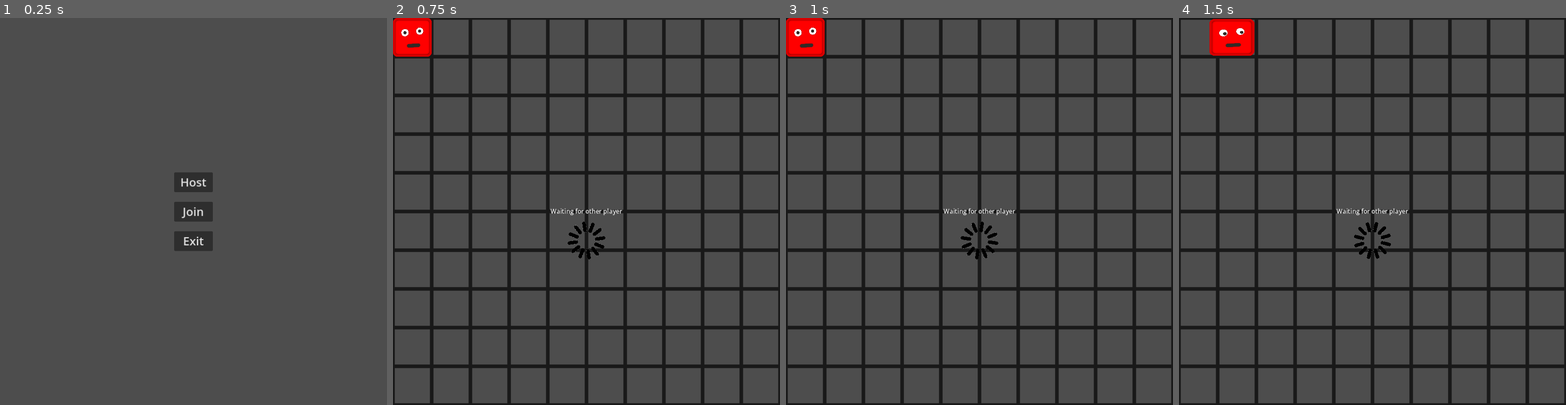
Above: before the commit, frames 1-4 (left to right).
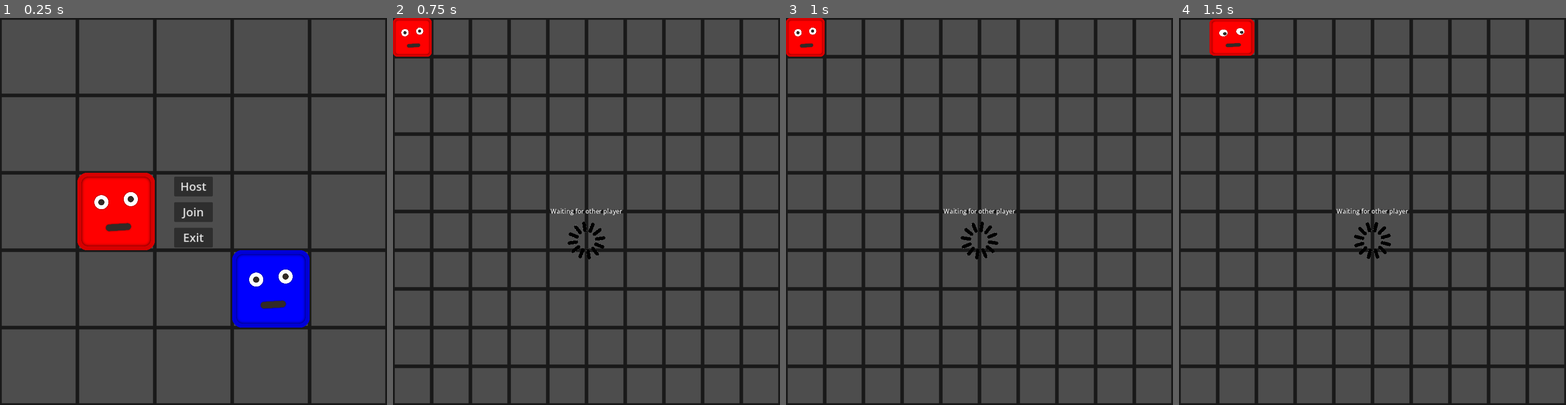
Above: after the commit, the same moments.

Repository: HephaistosForge/BlockyChaos
Game: Godot game, scene res://world/world.tscn
Same seed, same stepped clock (60 frames per second), same inputs: the game is played once before the commit and once after it.
Inputs (mouse positions are in pixels of both pictures, inside the frame that each line leads up to):
- Up to frame 1 (0.25 s): no input
- Up to frame 2 (0.75 s): click "Host" at 0.5 s
- Up to frame 3 (1 s): no input
- Up to frame 4 (1.5 s): move the mouse to (1457, 192) at 1.27 s; hold D (right) from 1.28 s (still down)

The runs differ from the first frame. In frame 1, 17% of the frame differs, in the area x 0-100%, y 0-100%; in frame 2, nothing differs; in frame 3, nothing differs; in frame 4, nothing differs.
Error after the commit: Invalid access to property or key 'tile' on a base object of type 'CharacterBody2D (menu_player.gd)'. (res://world/world.gd:111)

Commit message:
add main menu dummy players

Diff:
--- /dev/null
+++ b/entities/menu_player/menu_player.gd
@@ -0,0 +1,15 @@
+extends CharacterBody2D
+
+@export var color: Color = Color.RED
+
+func _ready():
+	$Body/BodySprite.self_modulate = color
+
+func _input(event):
+	if get_parent().is_visible() and event is InputEventMouseMotion and is_multiplayer_authority():
+		var lefteye = $Body/LeftEye.get_global_position()
+		var righteye = $Body/RightEye.get_global_position()
+		$Body/LeftEye/LeftEyePupil.set_global_position(lefteye + \
+			(event.position - Vector2(get_viewport().size.x / 2, get_viewport().size.y / 2) - lefteye).normalized() * 4)
+		$Body/RightEye/RightEyePupil.set_global_position(righteye + \
+			(event.position - Vector2(get_viewport().size.x / 2, get_viewport().size.y / 2) - righteye).normalized() * 4)
--- /dev/null
+++ b/entities/menu_player/menu_player.tscn
@@ -0,0 +1,38 @@
+[gd_scene load_steps=6 format=3 uid="uid://2qhapug04qh1"]
+
+[ext_resource type="Script" path="res://entities/menu_player/menu_player.gd" id="1_abag0"]
+[ext_resource type="Texture2D" uid="uid://ciqvshb2x1uxb" path="res://entities/player/sprites/Body.png" id="2_b6dwo"]
+[ext_resource type="Texture2D" uid="uid://vg24kd6ys30m" path="res://entities/player/sprites/Mouth.png" id="3_yb024"]
+[ext_resource type="Texture2D" uid="uid://cvdjv7p31nht8" path="res://entities/player/sprites/EyeWhite.png" id="4_kmeeq"]
+[ext_resource type="Texture2D" uid="uid://bf1ov78ypuakn" path="res://entities/player/sprites/EyeBlack.png" id="5_jdqh1"]
+
+[node name="MenuPlayer" type="CharacterBody2D" groups=["player"]]
+collision_mask = 19
+script = ExtResource("1_abag0")
+
+[node name="Body" type="Node2D" parent="."]
+
+[node name="BodySprite" type="Sprite2D" parent="Body"]
+self_modulate = Color(1, 0, 0, 1)
+scale = Vector2(0.125, 0.125)
+texture = ExtResource("2_b6dwo")
+
+[node name="MouthSprite" type="Sprite2D" parent="Body"]
+scale = Vector2(0.125, 0.125)
+texture = ExtResource("3_yb024")
+
+[node name="LeftEye" type="Sprite2D" parent="Body"]
+position = Vector2(-38, -24)
+scale = Vector2(0.125, 0.125)
+texture = ExtResource("4_kmeeq")
+
+[node name="LeftEyePupil" type="Sprite2D" parent="Body/LeftEye"]
+texture = ExtResource("5_jdqh1")
+
+[node name="RightEye" type="Sprite2D" parent="Body"]
+position = Vector2(38, -32)
+scale = Vector2(0.125, 0.125)
+texture = ExtResource("4_kmeeq")
+
+[node name="RightEyePupil" type="Sprite2D" parent="Body/RightEye"]
+texture = ExtResource("5_jdqh1")
--- /dev/null
+++ b/world/menu_floor.gd
@@ -0,0 +1,24 @@
+extends Node2D
+
+var map_size = Vector2(5, 5)
+var box_size = 200
+@onready var line_width = get_parent().get_parent().line_width
+var font = ThemeDB.fallback_font
+
+func line(from, to):
+	draw_line(from, to, get_parent().get_parent().line_color, line_width, true)
+
+func _draw():
+	for y in map_size.y+1:
+		var from = Vector2(map_size.x * box_size / 2 + line_width / 2, (y - map_size.y / 2) * box_size)
+		line(from, from * Vector2(-1, 1))
+
+	for x in map_size.x+1:
+		var from = Vector2((x - map_size.x / 2) * box_size, map_size.y * box_size / 2)
+		line(from, from * Vector2(1, -1))
+
+	# Debug info
+	#for y in map_size.y:
+	#	for x in map_size.x:
+	#		var at = get_parent().tile_to_world_coord(Vector2(x, y))
+			# draw_string(font, at, "(%d, %d)" % [x, y])
--- a/world/multiplayer.gd
+++ b/world/multiplayer.gd
@@ -19,6 +19,7 @@
 func change_from_menu_to_game():
 	var parent = get_parent()
 	parent.get_node("Menu").visible = false
+	parent.get_node("MenuBackground").visible = false
 	parent.get_node("Waiting").visible = true
 	parent.get_node("Floor").visible = true
 
--- a/world/world.tscn
+++ b/world/world.tscn
@@ -1,9 +1,11 @@
-[gd_scene load_steps=14 format=3 uid="uid://c48wvhcpnqhb1"]
+[gd_scene load_steps=16 format=3 uid="uid://c48wvhcpnqhb1"]
 
 [ext_resource type="Script" path="res://world/world.gd" id="1_nu8f6"]
 [ext_resource type="Script" path="res://world/floor.gd" id="1_qsj2w"]
 [ext_resource type="Script" path="res://world/multiplayer.gd" id="2_c2arv"]
+[ext_resource type="Script" path="res://world/menu_floor.gd" id="2_ieowh"]
 [ext_resource type="Texture2D" uid="uid://ciyu1yyim3ms4" path="res://world/Loading.png" id="3_bj73h"]
+[ext_resource type="PackedScene" uid="uid://2qhapug04qh1" path="res://entities/menu_player/menu_player.tscn" id="3_dojb3"]
 [ext_resource type="Script" path="res://world/loading_spinner.gd" id="4_6jm1b"]
 [ext_resource type="Script" path="res://world/big_floating_message_container.gd" id="5_f3boa"]
 [ext_resource type="Script" path="res://world/gameover.gd" id="5_kpq7d"]
@@ -30,6 +32,19 @@
 
 [node name="World" type="Node2D" groups=["world"]]
 script = ExtResource("1_nu8f6")
+
+[node name="MenuBackground" type="Node2D" parent="."]
+
+[node name="MenuFloor" type="Sprite2D" parent="MenuBackground"]
+centered = false
+script = ExtResource("2_ieowh")
+
+[node name="MenuPlayerRed" parent="MenuBackground" instance=ExtResource("3_dojb3")]
+position = Vector2(-200, 2.08165e-12)
+
+[node name="MenuPlayerBlue" parent="MenuBackground" instance=ExtResource("3_dojb3")]
+position = Vector2(200, 200)
+color = Color(0, 0, 1, 1)
 
 [node name="Floor" type="Sprite2D" parent="."]
 visible = false
@@ -102,15 +117,15 @@
 anchor_right = 1.0
 anchor_bottom = 1.0
 offset_left = -50.0
-offset_top = -100.0
+offset_top = -90.0
 offset_right = 50.0
-offset_bottom = 100.0
+offset_bottom = 110.0
 grow_horizontal = 2
 grow_vertical = 2
 size_flags_horizontal = 3
 size_flags_vertical = 3
 theme = ExtResource("8_djg35")
-theme_override_constants/separation = 25
+theme_override_constants/separation = 15
 
 [node name="Host" type="Button" parent="Menu"]
 layout_mode = 2
